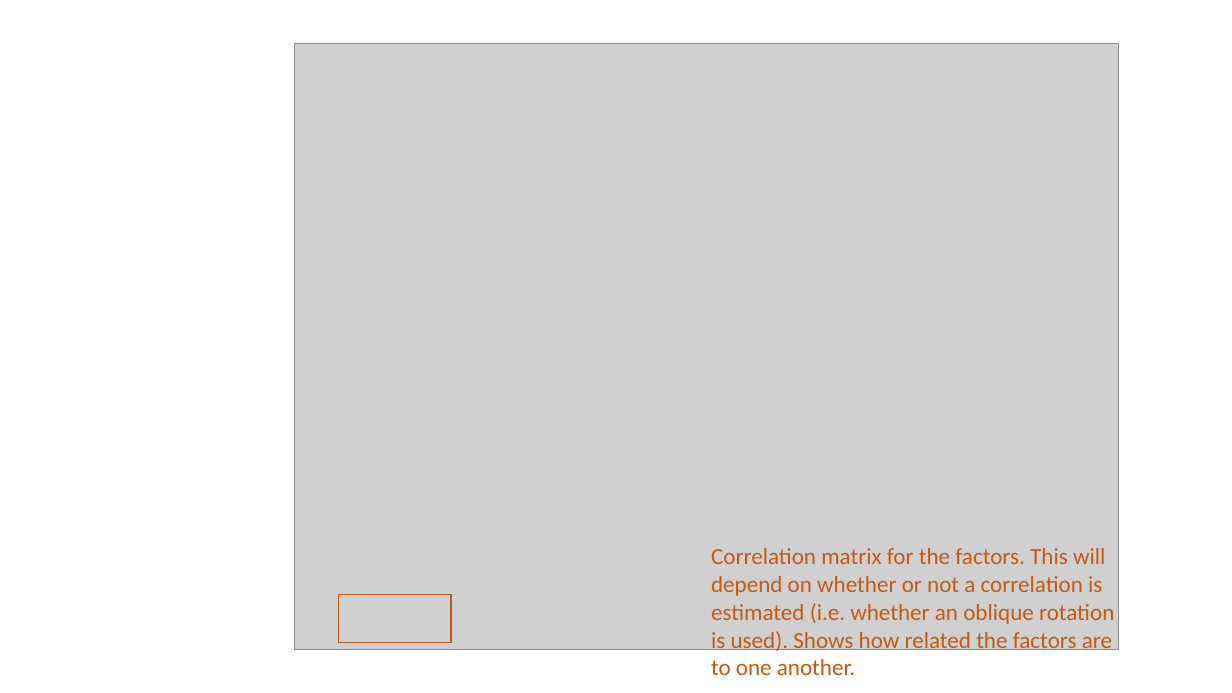
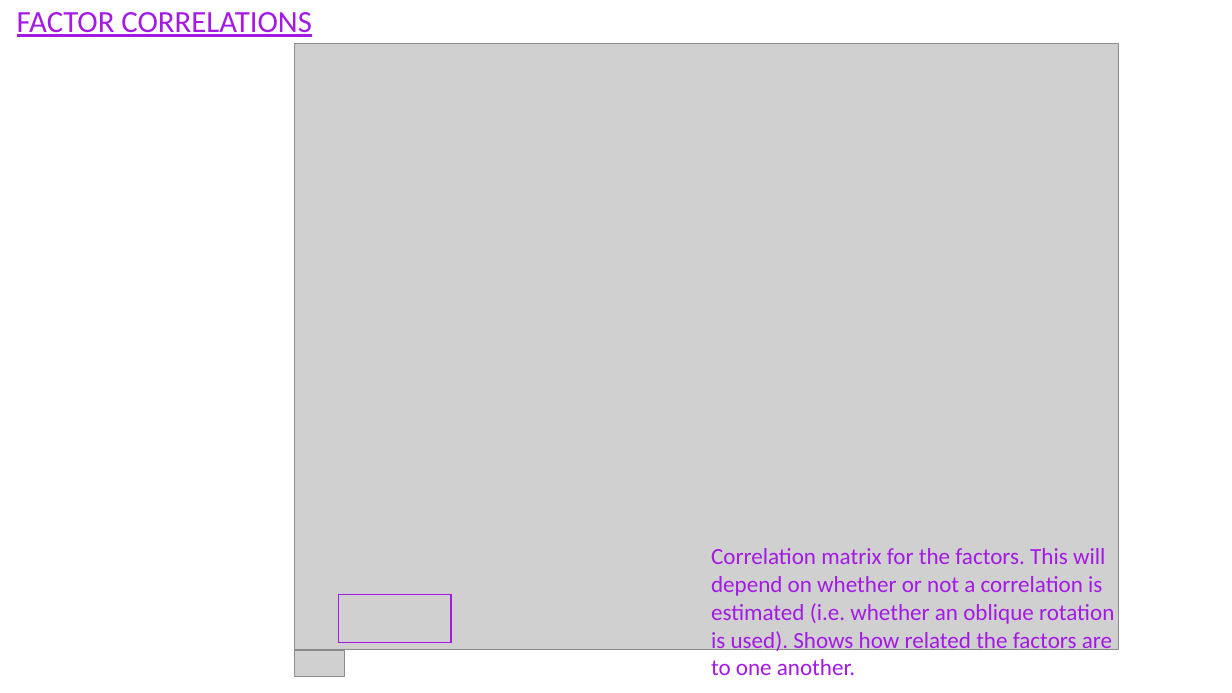
Before and after one commit to uoepsy/msmr, a slide deck: slide 10 of msmr_labs/images/efa_output.pptx (slide 9 before the commit). Drawn at 1232x693 pixels with LibreOffice and Linux fonts; fonts in the diff are those of the drawing; grey boxes stand for pictures. Boxes give left, top, right and bottom in pixels: in the first picture for what was removed or moved away, otherwise in the second. Text is boxed around its words. In the diff, an @@ line names an element or a change of style, - is before the commit and + after.

```diff
--- a/msmr_labs/images/efa_output.pptx
+++ b/msmr_labs/images/efa_output.pptx
@@ text added at [17,12,311,37], 24 pt, text #A41AE4, underline @@
+FACTOR CORRELATIONS
@@ text "Correlation matrix for the factors. ..." at [711,548,1114,675]: text colour #C55A11 to #A41AE4 @@
@@ rectangle at [339,594,452,643]: outline #C55A11 1 pt to #A41AE4 1 pt @@
@@ picture added at [295,651,344,677] @@
```
Also in this commit, not shown: 8 other slides changed, 4 slides added, 2 other files.
